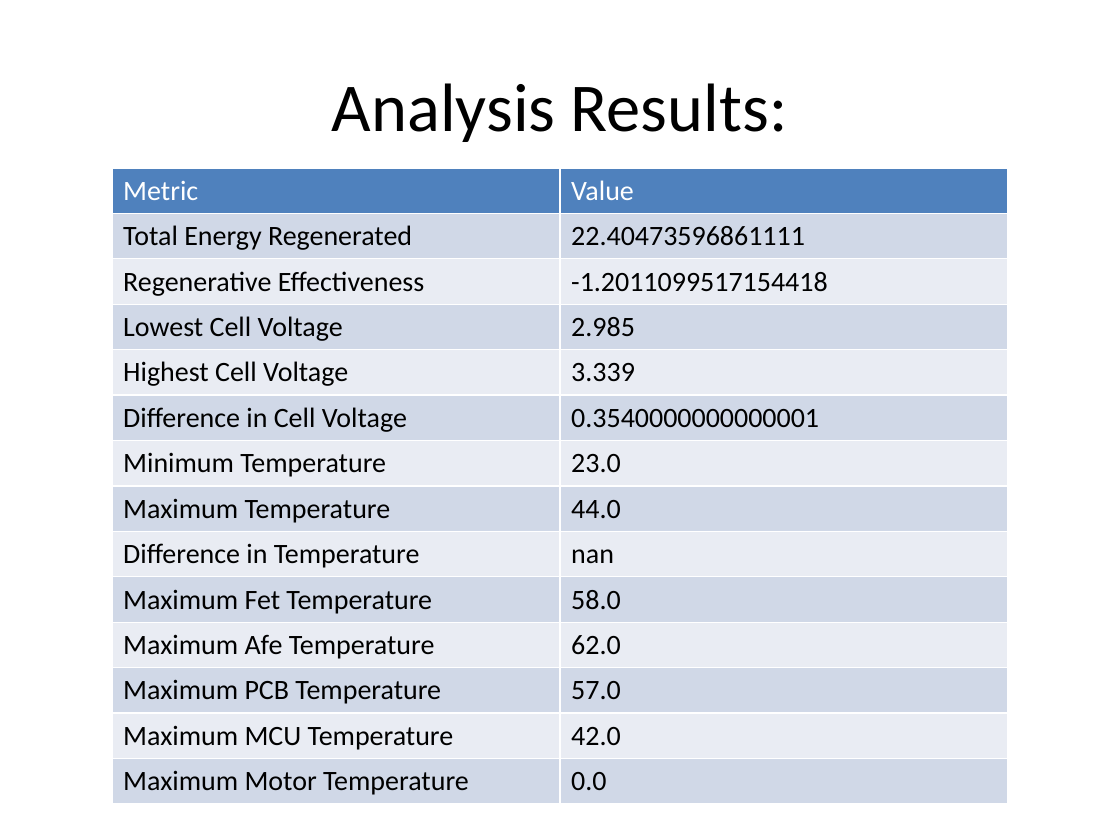
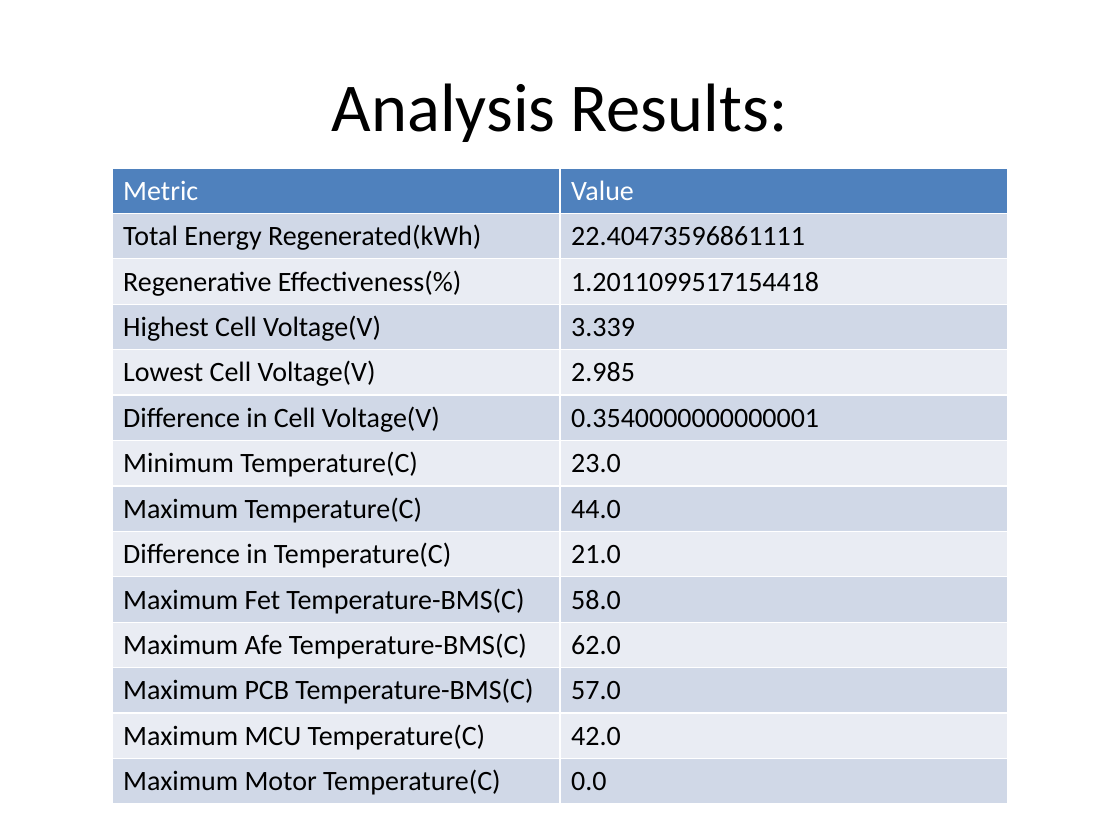
Before and after one commit to annmonrajijames/Automationdashboard, a slide deck: slide 3 of Automationdashboard/MAIN_FOLDER/Automation_Dashboard_Batterywise/V4/D11_03_2024/B3_B03_13.15_15.30/analysis_B3_B03_13.15_15.30.pptx. Drawn at 1120x840 pixels with LibreOffice and Linux fonts; fonts in the diff are those of the drawing. Boxes give left, top, right and bottom in pixels: in the first picture for what was removed or moved away, otherwise in the second. Text is boxed around its words. In the diff, an @@ line names an element or a change of style, - is before the commit and + after.

Commit message:
Made changes with regenerative effectiveness, Rectified the anomaly in the Total SOC consumed

```diff
--- a/Automationdashboard/MAIN_FOLDER/Automation_Dashboard_Batterywise/V4/D11_03_2024/B3_B03_13.15_15.30/analysis_B3_B03_13.15_15.30.pptx
+++ b/Automationdashboard/MAIN_FOLDER/Automation_Dashboard_Batterywise/V4/D11_03_2024/B3_B03_13.15_15.30/analysis_B3_B03_13.15_15.30.pptx
@@ table at (112,168,1008,799) @@
-row 2, column 1: Total Energy Regenerated
+row 2, column 1: Total Energy Regenerated(kWh)
-row 3, column 1: Regenerative Effectiveness
+row 3, column 1: Regenerative Effectiveness(%)
-row 3, column 2: -1.2011099517154418
+row 3, column 2: 1.2011099517154418
-row 4, column 1: Lowest Cell Voltage
+row 4, column 1: Highest Cell Voltage(V)
-row 4, column 2: 2.985
+row 4, column 2: 3.339
-row 5, column 1: Highest Cell Voltage
+row 5, column 1: Lowest Cell Voltage(V)
-row 5, column 2: 3.339
+row 5, column 2: 2.985
-row 6, column 1: Difference in Cell Voltage
+row 6, column 1: Difference in Cell Voltage(V)
-row 7, column 1: Minimum Temperature
+row 7, column 1: Minimum Temperature(C)
-row 8, column 1: Maximum Temperature
+row 8, column 1: Maximum Temperature(C)
-row 9, column 1: Difference in Temperature
+row 9, column 1: Difference in Temperature(C)
-row 9, column 2: nan
+row 9, column 2: 21.0
-row 10, column 1: Maximum Fet Temperature
+row 10, column 1: Maximum Fet Temperature-BMS(C)
-row 11, column 1: Maximum Afe Temperature
+row 11, column 1: Maximum Afe Temperature-BMS(C)
-row 12, column 1: Maximum PCB Temperature
+row 12, column 1: Maximum PCB Temperature-BMS(C)
-row 13, column 1: Maximum MCU Temperature
+row 13, column 1: Maximum MCU Temperature(C)
-row 14, column 1: Maximum Motor Temperature
+row 14, column 1: Maximum Motor Temperature(C)
```
Also in this commit, not shown: 3 other slides changed, 13 other files.
